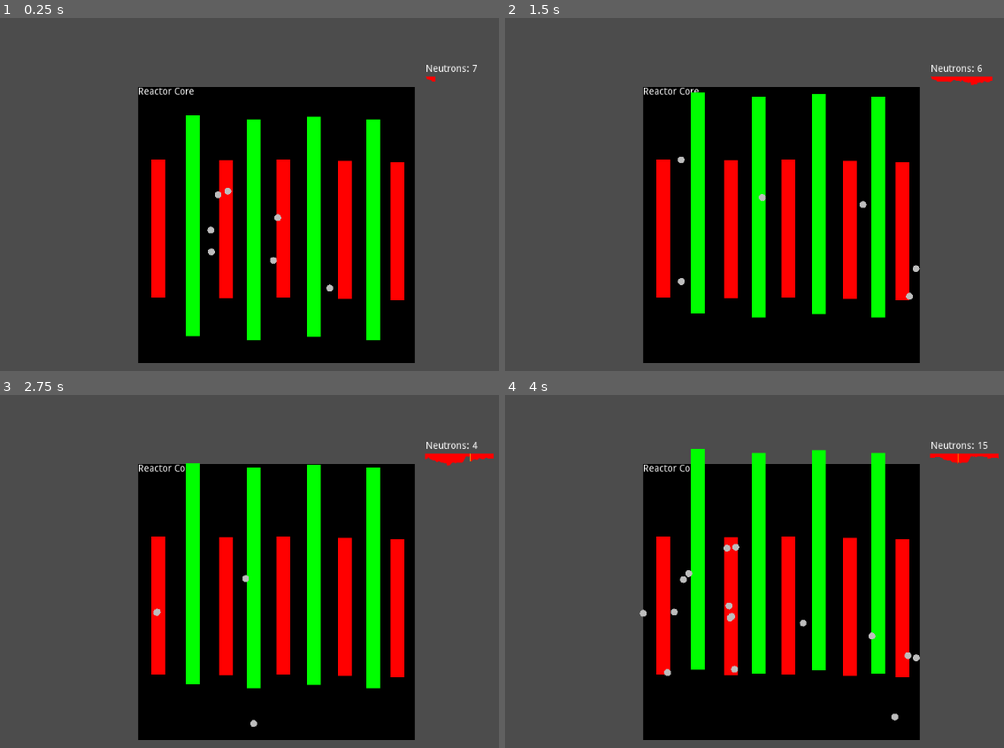
Above: before the commit, frames 1-4 (two rows, left to right).
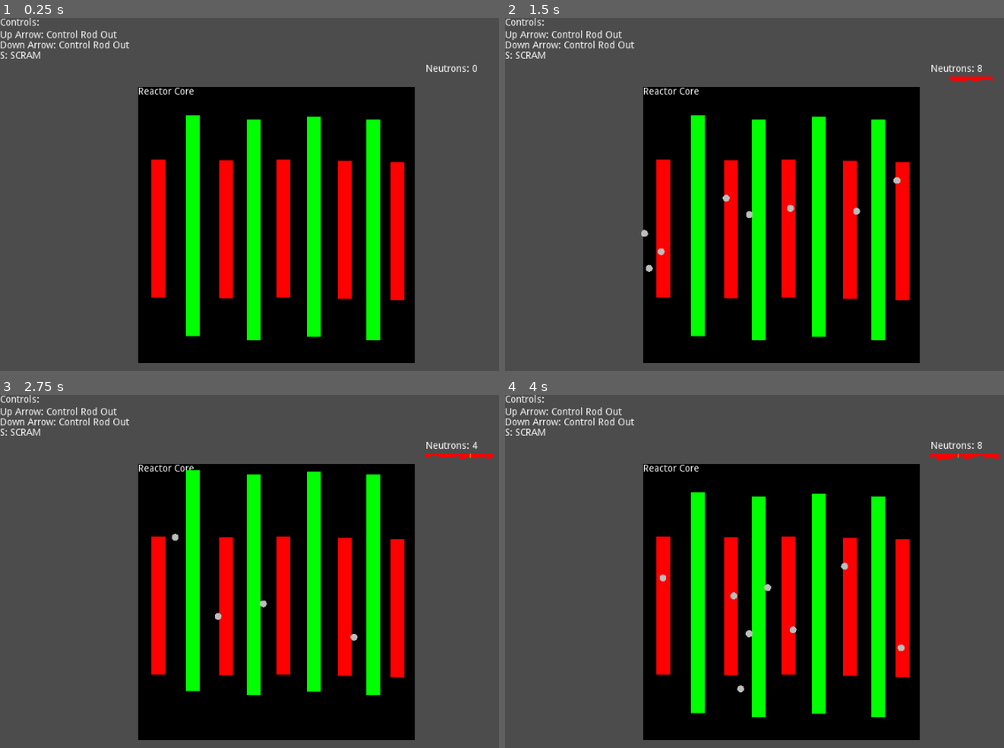
Above: after the commit, the same moments.

Repository: Wavesonics/NuclearReactor
Game: Godot game, scene res://Game.tscn
Two runs of this game, one before a commit and one after it. Both use one fixed random seed, a clock stepped at 60 frames per second and the inputs below.
Inputs:
- Up to frame 1 (0.25 s): no input
- Up to frame 2 (1.5 s): tap Enter at 0.5 s; hold Up (ui_up) 0.53-1.28 s; tap Space at 0.6, 0.77, 1.07, 1.35 s; hold Down (ui_down) from 1.28 s (still down)
- Up to frame 3 (2.75 s): tap Space at 1.52, 1.82, 2.1 s; release Down (ui_down) at 2.03 s; hold Up (ui_up) from 2.03 s (still down)
- Up to frame 4 (4 s): tap Space at 2.85, 3.02, 3.32, 3.6, 3.77 s; release Up (ui_up) at 3.53 s; hold Down (ui_down) from 3.53 s (still down)

The runs differ from the first frame. In frame 1, 0.9% of the frame differs, in the area x 0-96%, y 0-78%; in frame 2, 2.6%; in frame 3, 1.5%; in frame 4, 4.2%, in the area x 0-99%, y 0-93%.

Commit message:
Added scram button
FuelRod spontaneous fission rate is now constant

Diff:
--- a/Game.gd
+++ b/Game.gd
@@ -6,10 +6,20 @@
 export(NodePath) var neutron_field_path: NodePath
 onready var neutron_field_node := get_node(neutron_field_path) as NeutronField
 
+func _ready():
+	set_process_input(true)
+
 func _process(delta):
 	var neutrons := neutron_field_node.num_neutrons()
 	$NeutronPopulation/Readout.text = "Neutrons: %d" % neutrons
 	$NeutronPopulation/Graph.write_data(neutrons)
 
+# Debug neutron spawn
 func _on_NeutronButton_pressed():
 	reactor_node.spawn_neutron()
+
+func _input(ev):
+	if ev is InputEventKey and ev.scancode == KEY_SPACE:
+		var controlRods := get_tree().get_nodes_in_group("control_rods")
+		for rod in controlRods:
+			rod.scram()
--- a/Game.tscn
+++ b/Game.tscn
@@ -43,3 +43,26 @@
 margin_right = 163.0
 margin_bottom = 113.0
 size_flags_vertical = 3
+
+[node name="Text" type="VBoxContainer" parent="."]
+anchor_bottom = 1.0
+margin_right = 190.0
+__meta__ = {
+"_edit_use_anchors_": false
+}
+
+[node name="Label" type="Label" parent="Text"]
+margin_right = 190.0
+margin_bottom = 14.0
+text = "Controls:"
+
+[node name="RichTextLabel" type="RichTextLabel" parent="Text"]
+margin_top = 18.0
+margin_right = 190.0
+margin_bottom = 418.0
+rect_min_size = Vector2( 0, 400 )
+meta_underlined = false
+text = "Up Arrow: Control Rod Out
+Down Arrow: Control Rod Out
+S: SCRAM"
+scroll_active = false
--- a/actors/control_rod/ControlRod.gd
+++ b/actors/control_rod/ControlRod.gd
@@ -6,13 +6,18 @@
 onready var collision_shape_node := get_node(collision_shape_path) as CollisionShape2D
 
 const CONTROL_CROSS_SECTION := 0.50
+const SPEED := 1.0
+const SPEED_SCRAM := 10.0
 
 var rect : Rect2
 var fullOutPositionDelta: float
 var fullInPosition: float
 var currentPositionDelta: float = 0.0
-const SPEED := 1.0
 
+var scram := false
+
+func scram():
+	scram = true
 
 func _ready():
 	var size := collision_shape_node.shape.extents as Vector2
@@ -49,12 +54,19 @@
 
 	var changed := false
 
-	if Input.is_action_pressed("ui_up"):
-		self.currentPositionDelta -= SPEED
-		changed = true
-	elif Input.is_action_pressed("ui_down"):
-		self.currentPositionDelta += SPEED
-		changed = true
+	if scram:
+		if percent_in() > 0.0:
+			self.currentPositionDelta += SPEED_SCRAM
+			changed = true
+		else:
+			scram = false
+	else:
+		if Input.is_action_pressed("ui_up"):
+			self.currentPositionDelta -= SPEED
+			changed = true
+		elif Input.is_action_pressed("ui_down"):
+			self.currentPositionDelta += SPEED
+			changed = true
 
 	if changed:
 		self.currentPositionDelta = clamp(self.currentPositionDelta, -self.fullOutPositionDelta, 0.0)
--- a/actors/fuel_rod/FuelRod.gd
+++ b/actors/fuel_rod/FuelRod.gd
@@ -12,6 +12,9 @@
 #const CROSS_SECTION_RELATIVISTIC := 0.99
 const CROSS_SECTION_RELATIVISTIC := 0.975
 const CROSS_SECTION_THERMAL := 0.50
+
+var _time_sinc_last_fission := 0.0
+const SPANTANEUOS_FISION_RATE := 0.5
 
 func _ready():
 	var size := collision_shape_node.shape.extents as Vector2
@@ -28,7 +31,9 @@
 	if Engine.is_editor_hint():
 		return
 
-	if randf() > 0.95:
+	_time_sinc_last_fission += delta
+	if _time_sinc_last_fission >= SPANTANEUOS_FISION_RATE:
+		_time_sinc_last_fission = 0.0
 		spawn_random_neutron()
 
 
